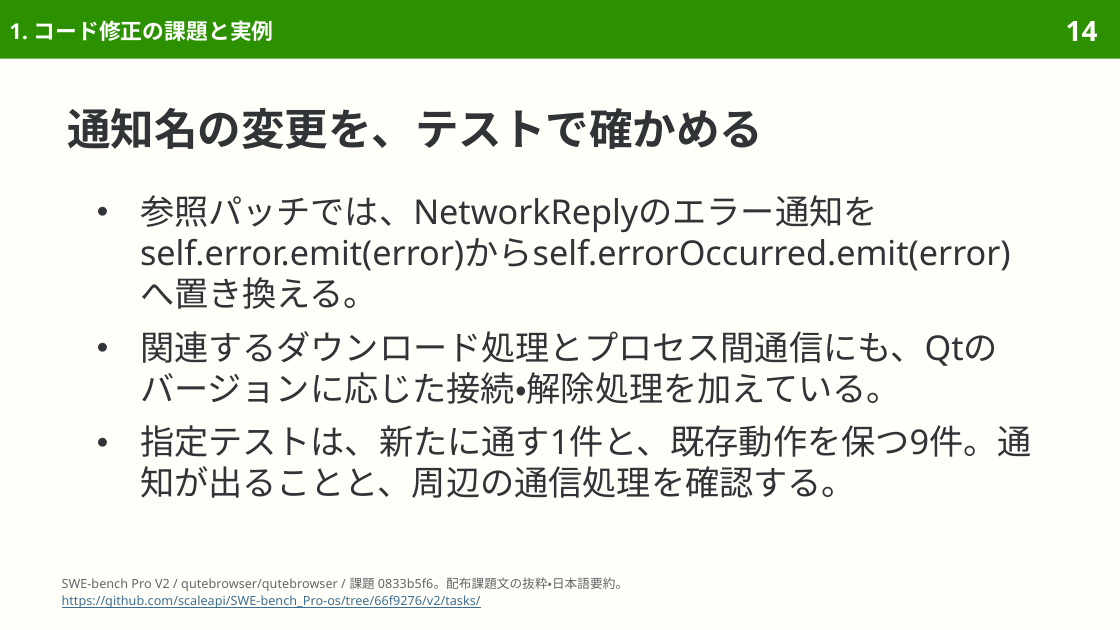
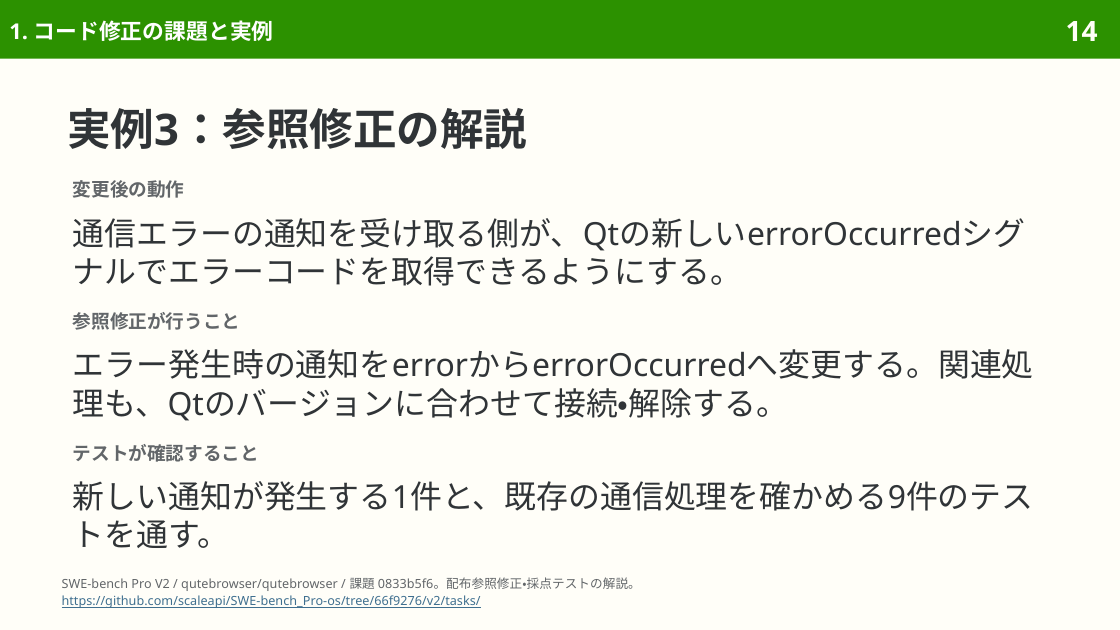
Before and after one commit to sasakiy84/datasets-in-10-minutes, a slide deck: slide 14 of slides/datasets-in-10-minutes-swe-bench-pro.pptx. Drawn at 1120x630 pixels with LibreOffice and Linux fonts; fonts in the diff are those of the drawing. Boxes give left, top, right and bottom in pixels: in the first picture for what was removed or moved away, otherwise in the second. Text is boxed around its words. In the diff, an @@ line names an element or a change of style, - is before the commit and + after.

Commit message:
Clarify SWE-bench Pro example solutions and tighten layouts

```diff
--- a/slides/datasets-in-10-minutes-swe-bench-pro.pptx
+++ b/slides/datasets-in-10-minutes-swe-bench-pro.pptx
@@ title at [67,108,527,149]: text changed @@
-通知名の変更を、テストで確かめる
+実例3：参照修正の解説
@@ text added at [73,180,185,198], 12 pt, text #626669, bold @@
+変更後の動作
@@ text removed at [140,195,1032,498] @@
-● 参照パッチでは、NetworkReplyのエラー通知をself.error.emit(error)からself.errorOccurred.emit(error)へ置き換える。
-● 関連するダウンロード処理とプロセス間通信にも、Qtのバージョンに応じた接続・解除処理を加えている。
-● 指定テストは、新たに通す1件と、既存動作を保つ9件。通知が出ることと、周辺の通信処理を確認する。
@@ text added at [73,218,1026,286], 20.5 pt, text #303437 @@
+通信エラーの通知を受け取る側が、Qtの新しいerrorOccurredシグナルでエラーコードを取得できるようにする。
@@ text added at [73,312,241,330], 12 pt, text #626669, bold @@
+参照修正が行うこと
@@ text added at [73,349,1034,421], 20.5 pt, text #303437 @@
+エラー発生時の通知をerrorからerrorOccurredへ変更する。関連処理も、Qtのバージョンに合わせて接続・解除する。
@@ text added at [73,444,259,462], 12 pt, text #626669, bold @@
+テストが確認すること
@@ text added at [73,481,1034,548], 20.5 pt, text #303437 @@
+新しい通知が発生する1件と、既存の通信処理を確かめる9件のテストを通す。
@@ text at [62,577,641,591]: text changed @@
-SWE-bench Pro V2 / qutebrowser/qutebrowser / 課題 0833b5f6。配布課題文の抜粋・日本語要約。
+SWE-bench Pro V2 / qutebrowser/qutebrowser / 課題 0833b5f6。配布参照修正・採点テストの解説。
```
Also in this commit, not shown: 26 other slides changed, 3 other files.
